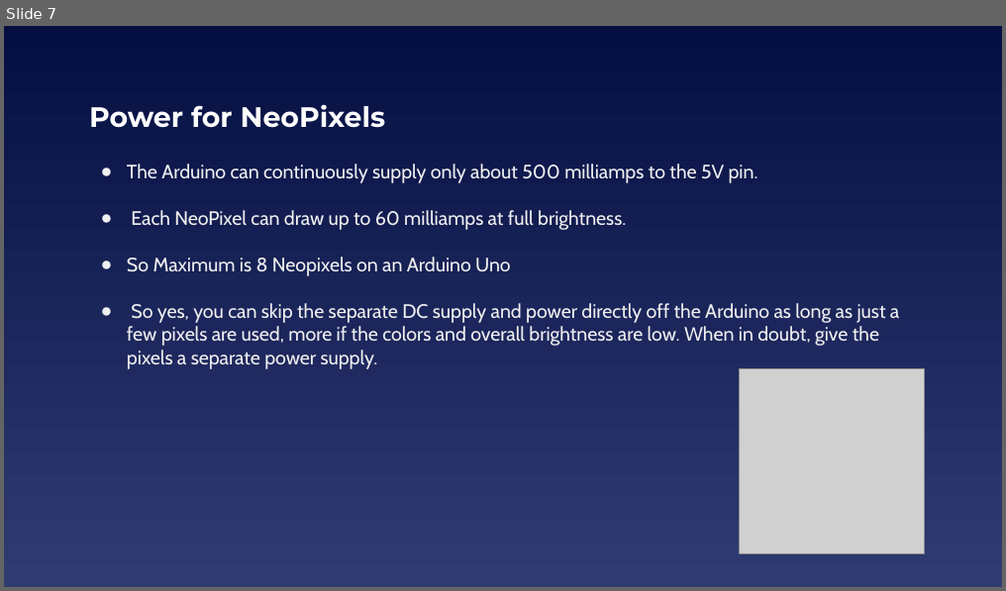
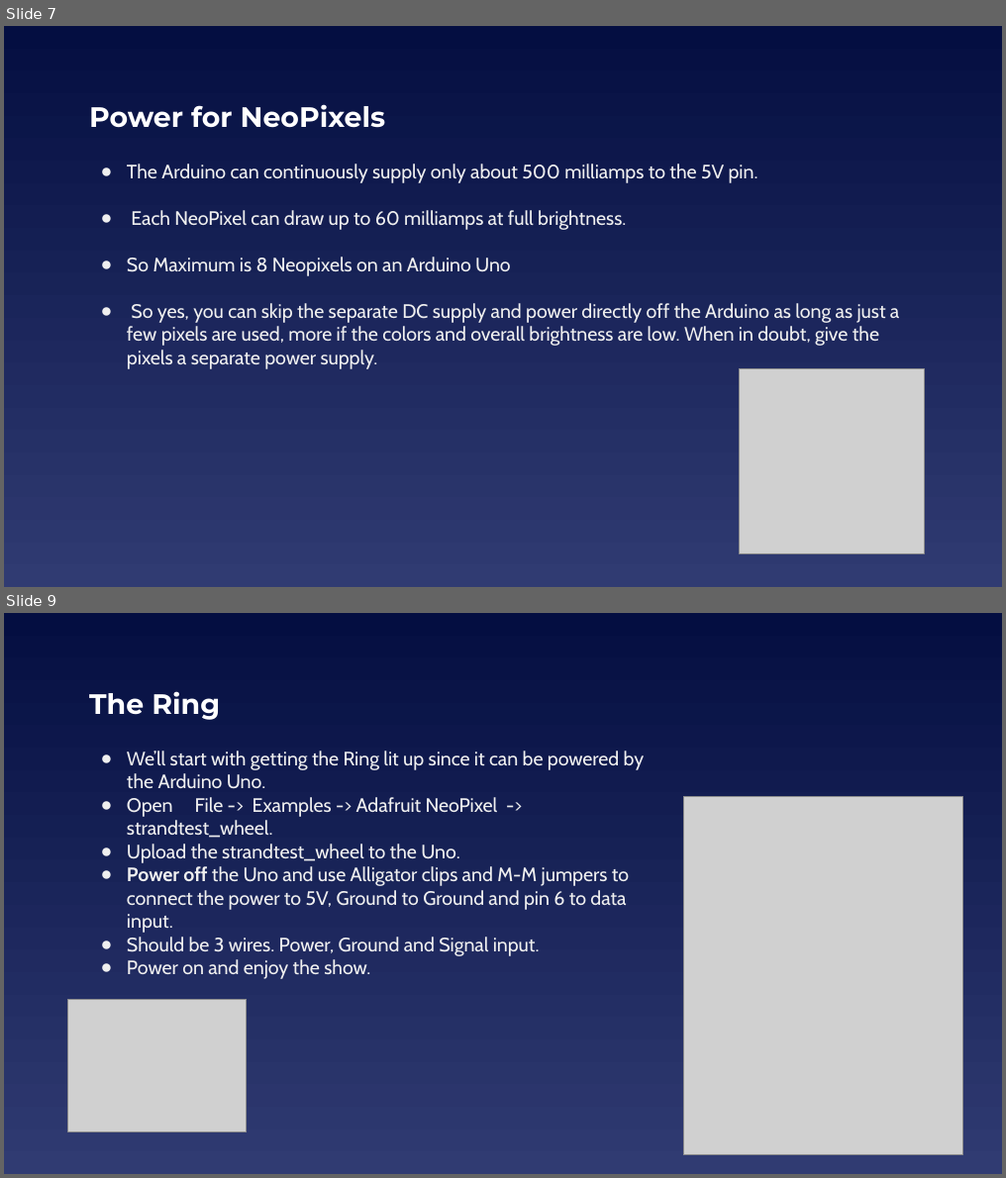
Before and after one commit to EELabMan/NeoPixels, a slide deck: NeoPixels.pptx. Shown one above the other, each under a label of ours: slide 7 before the commit, slides 7 and 9 after it; the slides between them are not shown. The pictures are 1006x591 and 1006x1178 pixels, drawn with LibreOffice and Linux fonts; fonts in the diff are those of the drawing; grey boxes stand for pictures. Boxes give left, top, right and bottom in pixels: in the first picture for what was removed or moved away, otherwise in the second. Text is boxed around its words. In the diff, an @@ line names an element or a change of style, - is before the commit and + after.

```diff
--- a/NeoPixels.pptx
+++ b/NeoPixels.pptx
@@ slide 9 added at (4,613,1002,1174), background gradient #040E41 to #303B72 @@
@@ title added at (89,691,220,720), 27 pt, text #FFFFFF, bold @@
+The Ring
@@ text added at (127,751,645,979), 18.7 pt, text #EFEFEF @@
+● We’ll start with getting the Ring lit up since it can be powered by the Arduino Uno.
+● Open File -> Examples -> Adafruit NeoPixel -> strandtest_wheel.
+● Upload the strandtest_wheel to the Uno.
+● Power off the Uno and use Alligator clips and M-M jumpers to connect the power to 5V, Ground to Ground and pin 6 to data input.
+● Should be 3 wires. Power, Ground and Signal input.
+● Power on and enjoy the show.
@@ picture added at (684,797,963,1156) @@
@@ picture added at (68,999,247,1133) @@
```
Also in this commit, not shown: 4 slides changed, 8 other slides added, 1 slide removed.
